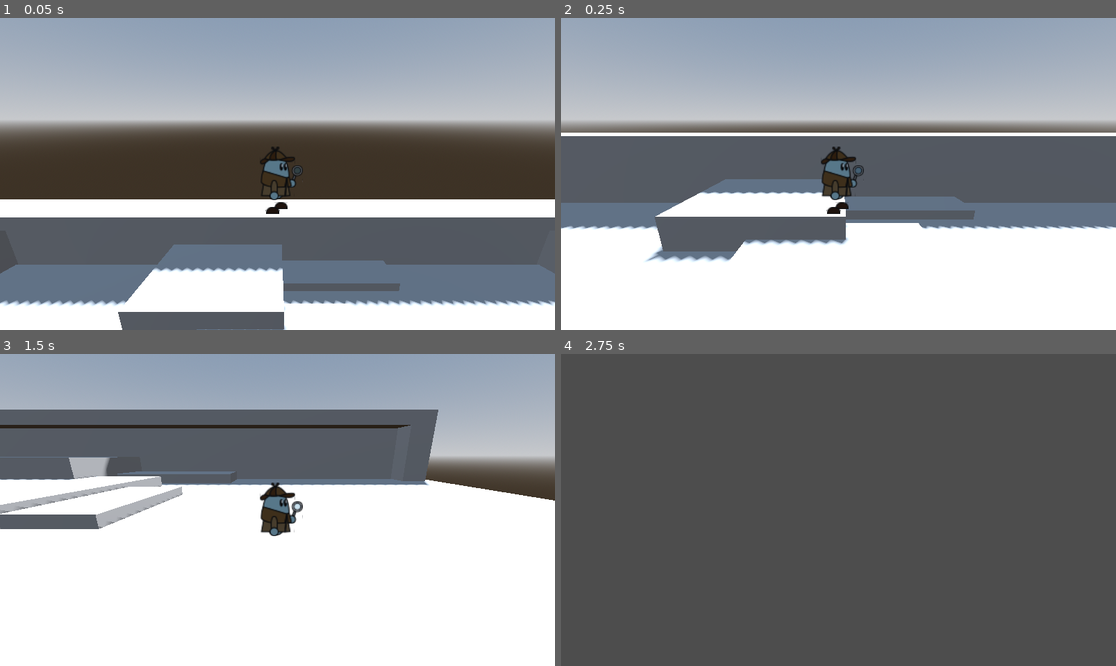
Above: before the commit, frames 1-4 (two rows, left to right).
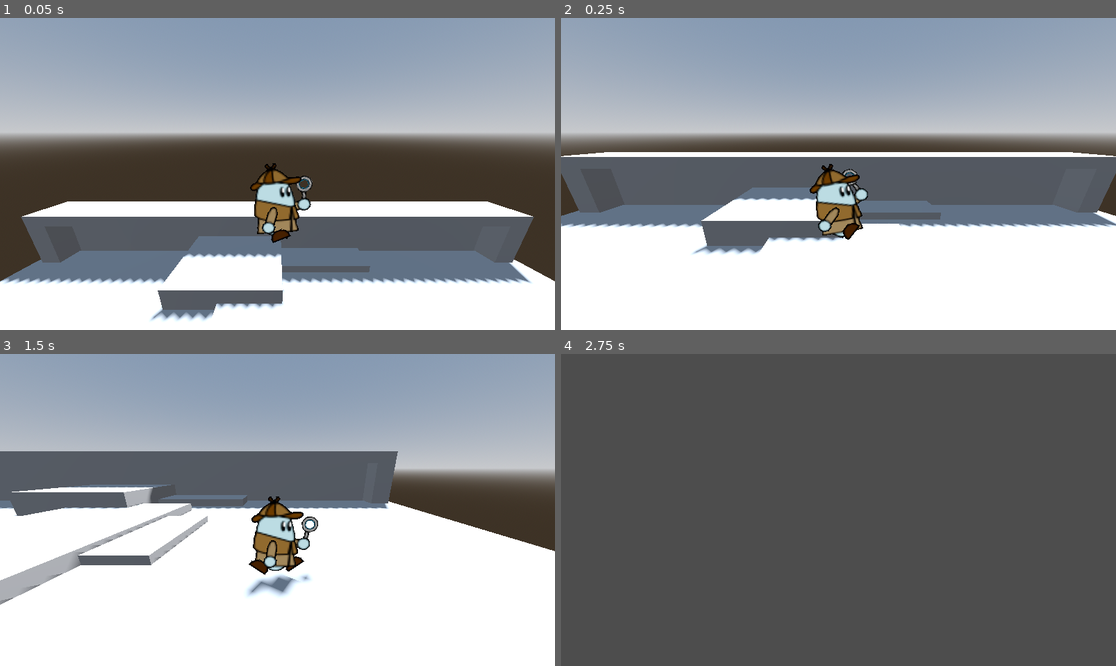
Above: after the commit, the same moments.

Repository: smolblockboi/shapes
Game: Godot game, scene res://levels/level.tscn
Two runs of this game, one before a commit and one after it. Both use one fixed random seed, a clock stepped at 60 frames per second and the inputs below.
Inputs:
- Up to frame 1 (0.05 s): no input
- Up to frame 2 (0.25 s): no input
- Up to frame 3 (1.5 s): tap Enter (ui_accept) at 0.5, 0.77 s; hold Right (ui_right) 0.53-1.28 s; hold Down (ui_down) from 1.28 s (still down)
- Up to frame 4 (2.75 s): tap Enter (ui_accept) at 1.52 s; release Down (ui_down) at 2.03 s; hold Right (ui_right) from 2.03 s (still down)

The runs differ from the first frame. In frame 1, 26% of the frame differs, in the area x 0-100%, y 33-100%; in frame 2, 18%; in frame 3, 29%, in the area x 0-100%, y 17-81%; in frame 4, nothing differs.

Commit message:
Character rotations WIP

Diff:
--- a/characters/character.gd
+++ b/characters/character.gd
@@ -3,6 +3,8 @@
 
 
 @onready var body = $Body
+@onready var anim_player = $AnimationPlayer
+
 
 var input_dir : Vector2 = Vector2.ZERO
 var gravity : float = ProjectSettings.get_setting("physics/3d/default_gravity") * 0.5
@@ -10,14 +12,18 @@
 @export var move_speed : float = 200.0
 @export var jump_power : float = gravity * 1.5
 
+var is_facing_right : bool = true
+
 var camera_ref : Camera3D
 
 
 func _physics_process(delta):
 	if camera_ref:
-		body.rotation_degrees = camera_ref.get_parent().rotation_degrees
+		body.rotation_degrees.x = camera_ref.get_parent().rotation_degrees.x
 
 	get_inputs(delta)
+
+	do_animations(delta)
 
 	move_and_slide()
 
@@ -31,15 +37,32 @@
 	else:
 		velocity.y -= gravity * 0.125
 
-
 	if Input.is_action_just_pressed("ui_accept") and is_on_floor():
 		do_jump()
+
+
+func do_animations(delta):
+	if is_on_floor():
+		if input_dir != Vector2.ZERO:
+			anim_player.play("run")
+		else:
+			anim_player.play("idle")
+	else:
+		anim_player.play("jump")
+
+	if input_dir.x > 0:
+		is_facing_right = true
+		body.rotation_degrees.y = lerp(body.rotation_degrees.y, 0.0, 0.25)
+	elif input_dir.x < 0:
+		is_facing_right = false
+		body.rotation_degrees.y = lerp(body.rotation_degrees.y, 180.0, 0.25)
+
+	if is_facing_right:
+		body.rotation_degrees.y = move_toward(body.rotation_degrees.y, 0.0, 10.0)
+	else:
+		body.rotation_degrees.y = move_toward(body.rotation_degrees.y, 180.0, 10.0)
 
 
 func do_jump():
 	velocity.y = 0.0
 	velocity.y += jump_power
-
-
-func _on_kill_zone_body_entered(body):
-	pass # Replace with function body.
--- a/characters/character.tscn
+++ b/characters/character.tscn
@@ -7,12 +7,12 @@
 [ext_resource type="Texture2D" uid="uid://cgbpkodotp7iq" path="res://sprites/oblong/foot.png" id="5_krpei"]
 
 [sub_resource type="CapsuleShape3D" id="CapsuleShape3D_hki4i"]
-radius = 0.0536855
-height = 0.264119
+radius = 0.1
+height = 0.5
 
 [sub_resource type="Animation" id="Animation_wt6oo"]
 resource_name = "idle"
-length = 0.6
+length = 0.4
 loop_mode = 1
 tracks/0/type = "value"
 tracks/0/imported = false
@@ -21,7 +21,7 @@
 tracks/0/interp = 1
 tracks/0/loop_wrap = true
 tracks/0/keys = {
-"times": PackedFloat32Array(0, 0.3),
+"times": PackedFloat32Array(0, 0.2),
 "transitions": PackedFloat32Array(1, 1),
 "update": 0,
 "values": [Vector3(0, 0, 0), Vector3(0, -0.01, 0)]
@@ -29,26 +29,26 @@
 tracks/1/type = "value"
 tracks/1/imported = false
 tracks/1/enabled = true
-tracks/1/path = NodePath("Body/FootR:position")
+tracks/1/path = NodePath("Body/FootR:position:y")
 tracks/1/interp = 1
 tracks/1/loop_wrap = true
 tracks/1/keys = {
-"times": PackedFloat32Array(0, 0.3),
-"transitions": PackedFloat32Array(1, 1),
-"update": 0,
-"values": [Vector3(0.036, -0.248, -0.07), Vector3(0.036, -0.238, -0.07)]
+"times": PackedFloat32Array(0, 0.2),
+"transitions": PackedFloat32Array(1, 1),
+"update": 0,
+"values": [-0.124, -0.114]
 }
 tracks/2/type = "value"
 tracks/2/imported = false
 tracks/2/enabled = true
-tracks/2/path = NodePath("Body/FootL:position")
+tracks/2/path = NodePath("Body/FootL:position:y")
 tracks/2/interp = 1
 tracks/2/loop_wrap = true
 tracks/2/keys = {
-"times": PackedFloat32Array(0, 0.3),
-"transitions": PackedFloat32Array(1, 1),
-"update": 0,
-"values": [Vector3(-0.049, -0.248, 0.05), Vector3(-0.049, -0.238, 0.05)]
+"times": PackedFloat32Array(0, 0.2),
+"transitions": PackedFloat32Array(1, 1),
+"update": 0,
+"values": [-0.134, -0.124]
 }
 tracks/3/type = "value"
 tracks/3/imported = false
@@ -57,10 +57,10 @@
 tracks/3/interp = 1
 tracks/3/loop_wrap = true
 tracks/3/keys = {
-"times": PackedFloat32Array(0, 0.3),
-"transitions": PackedFloat32Array(1, 1),
-"update": 0,
-"values": [Vector3(0, 0, 0), Vector3(0, 0, -0.174533)]
+"times": PackedFloat32Array(0, 0.2),
+"transitions": PackedFloat32Array(1, 1),
+"update": 0,
+"values": [Vector3(0, 0, 0), Vector3(0, 0, -0.261799)]
 }
 tracks/4/type = "value"
 tracks/4/imported = false
@@ -69,10 +69,46 @@
 tracks/4/interp = 1
 tracks/4/loop_wrap = true
 tracks/4/keys = {
-"times": PackedFloat32Array(0, 0.3),
-"transitions": PackedFloat32Array(1, 1),
-"update": 0,
-"values": [Vector3(0, 0, 0), Vector3(0, 0, 0.0872665)]
+"times": PackedFloat32Array(0, 0.2),
+"transitions": PackedFloat32Array(1, 1),
+"update": 0,
+"values": [Vector3(0, 0, 0), Vector3(0, 0, 0.174533)]
+}
+tracks/5/type = "value"
+tracks/5/imported = false
+tracks/5/enabled = true
+tracks/5/path = NodePath("Body/FootR:rotation")
+tracks/5/interp = 1
+tracks/5/loop_wrap = true
+tracks/5/keys = {
+"times": PackedFloat32Array(0),
+"transitions": PackedFloat32Array(1),
+"update": 0,
+"values": [Vector3(0, 0, 0)]
+}
+tracks/6/type = "value"
+tracks/6/imported = false
+tracks/6/enabled = true
+tracks/6/path = NodePath("Body/FootL:rotation")
+tracks/6/interp = 1
+tracks/6/loop_wrap = true
+tracks/6/keys = {
+"times": PackedFloat32Array(0),
+"transitions": PackedFloat32Array(1),
+"update": 0,
+"values": [Vector3(0, 0, 0)]
+}
+tracks/7/type = "value"
+tracks/7/imported = false
+tracks/7/enabled = true
+tracks/7/path = NodePath("Body:rotation:z")
+tracks/7/interp = 1
+tracks/7/loop_wrap = true
+tracks/7/keys = {
+"times": PackedFloat32Array(0),
+"transitions": PackedFloat32Array(1),
+"update": 0,
+"values": [0.0]
 }
 
 [sub_resource type="Animation" id="Animation_7jm8j"]
@@ -92,31 +128,31 @@
 tracks/1/type = "value"
 tracks/1/imported = false
 tracks/1/enabled = true
-tracks/1/path = NodePath("Body/FootR:position")
+tracks/1/path = NodePath("Body/ArmL:rotation")
 tracks/1/interp = 1
 tracks/1/loop_wrap = true
 tracks/1/keys = {
 "times": PackedFloat32Array(0),
 "transitions": PackedFloat32Array(1),
 "update": 0,
-"values": [Vector3(0.036, -0.248, -0.07)]
+"values": [Vector3(0, 0, 0)]
 }
 tracks/2/type = "value"
 tracks/2/imported = false
 tracks/2/enabled = true
-tracks/2/path = NodePath("Body/FootL:position")
+tracks/2/path = NodePath("Body/ArmR:rotation")
 tracks/2/interp = 1
 tracks/2/loop_wrap = true
 tracks/2/keys = {
 "times": PackedFloat32Array(0),
 "transitions": PackedFloat32Array(1),
 "update": 0,
-"values": [Vector3(-0.049, -0.248, 0.05)]
+"values": [Vector3(0, 0, 0)]
 }
 tracks/3/type = "value"
 tracks/3/imported = false
 tracks/3/enabled = true
-tracks/3/path = NodePath("Body/ArmL:rotation")
+tracks/3/path = NodePath("Body/FootR:rotation")
 tracks/3/interp = 1
 tracks/3/loop_wrap = true
 tracks/3/keys = {
@@ -128,7 +164,7 @@
 tracks/4/type = "value"
 tracks/4/imported = false
 tracks/4/enabled = true
-tracks/4/path = NodePath("Body/ArmR:rotation")
+tracks/4/path = NodePath("Body/FootL:rotation")
 tracks/4/interp = 1
 tracks/4/loop_wrap = true
 tracks/4/keys = {
@@ -140,14 +176,14 @@
 tracks/5/type = "value"
 tracks/5/imported = false
 tracks/5/enabled = true
-tracks/5/path = NodePath("Body/FootR:rotation")
+tracks/5/path = NodePath("Body:rotation:z")
 tracks/5/interp = 1
 tracks/5/loop_wrap = true
 tracks/5/keys = {
 "times": PackedFloat32Array(0),
 "transitions": PackedFloat32Array(1),
 "update": 0,
-"values": [Vector3(0, 0, 0)]
+"values": [0.0]
 }
 
 [sub_resource type="Animation" id="Animation_418cv"]
@@ -161,64 +197,154 @@
 tracks/0/interp = 1
 tracks/0/loop_wrap = true
 tracks/0/keys = {
-"times": PackedFloat32Array(0, 0.2),
-"transitions": PackedFloat32Array(1, 1),
-"update": 0,
-"values": [Vector3(0, 0, 0), Vector3(0, 0.02, 0)]
+"times": PackedFloat32Array(0, 0.1, 0.2, 0.3),
+"transitions": PackedFloat32Array(1, 1, 1, 1),
+"update": 0,
+"values": [Vector3(0, 0, 0), Vector3(0, 0.02, 0), Vector3(0, 0, 0), Vector3(0, 0.02, 0)]
 }
 tracks/1/type = "value"
 tracks/1/imported = false
 tracks/1/enabled = true
-tracks/1/path = NodePath("Body/FootL:position")
+tracks/1/path = NodePath("Body/ArmL:rotation")
 tracks/1/interp = 1
 tracks/1/loop_wrap = true
 tracks/1/keys = {
-"times": PackedFloat32Array(0),
-"transitions": PackedFloat32Array(1),
-"update": 0,
-"values": [Vector3(-0.049, -0.248, 0.05)]
+"times": PackedFloat32Array(0, 0.1, 0.2, 0.3),
+"transitions": PackedFloat32Array(1, 1, 1, 1),
+"update": 0,
+"values": [Vector3(0, 0, 0), Vector3(0, 0, -0.174533), Vector3(0, 0, 0), Vector3(0, 0, -0.174533)]
 }
 tracks/2/type = "value"
 tracks/2/imported = false
 tracks/2/enabled = true
-tracks/2/path = NodePath("Body/ArmL:rotation")
+tracks/2/path = NodePath("Body/ArmR:rotation")
 tracks/2/interp = 1
 tracks/2/loop_wrap = true
 tracks/2/keys = {
-"times": PackedFloat32Array(0),
-"transitions": PackedFloat32Array(1),
-"update": 0,
-"values": [Vector3(0, 0, 0)]
+"times": PackedFloat32Array(0, 0.1, 0.2, 0.3),
+"transitions": PackedFloat32Array(1, 1, 1, 1),
+"update": 0,
+"values": [Vector3(0, 0, 0), Vector3(0, 0, 0.174533), Vector3(0, 0, 0), Vector3(0, 0, 0.174533)]
 }
 tracks/3/type = "value"
 tracks/3/imported = false
 tracks/3/enabled = true
-tracks/3/path = NodePath("Body/ArmR:rotation")
+tracks/3/path = NodePath("Body/FootR:rotation")
 tracks/3/interp = 1
 tracks/3/loop_wrap = true
 tracks/3/keys = {
-"times": PackedFloat32Array(0),
-"transitions": PackedFloat32Array(1),
-"update": 0,
-"values": [Vector3(0, 0, 0)]
+"times": PackedFloat32Array(0, 0.1, 0.2, 0.3),
+"transitions": PackedFloat32Array(1, 1, 1, 1),
+"update": 0,
+"values": [Vector3(0, 0, 0), Vector3(0, 0, 0.785398), Vector3(0, 0, 0), Vector3(0, 0, -0.785398)]
 }
 tracks/4/type = "value"
 tracks/4/imported = false
 tracks/4/enabled = true
-tracks/4/path = NodePath("Body/FootR:rotation")
+tracks/4/path = NodePath("Body/FootL:rotation")
 tracks/4/interp = 1
 tracks/4/loop_wrap = true
 tracks/4/keys = {
-"times": PackedFloat32Array(0, 0.2),
-"transitions": PackedFloat32Array(1, 1),
-"update": 0,
-"values": [Vector3(0, 0, 0), Vector3(0, 0, 0.349066)]
+"times": PackedFloat32Array(0, 0.1, 0.2, 0.3),
+"transitions": PackedFloat32Array(1, 1, 1, 1),
+"update": 0,
+"values": [Vector3(0, 0, 0), Vector3(0, 0, -0.785398), Vector3(0, 0, 0), Vector3(0, 0, 0.785398)]
+}
+tracks/5/type = "value"
+tracks/5/imported = false
+tracks/5/enabled = true
+tracks/5/path = NodePath("Body:rotation:z")
+tracks/5/interp = 1
+tracks/5/loop_wrap = true
+tracks/5/keys = {
+"times": PackedFloat32Array(0),
+"transitions": PackedFloat32Array(1),
+"update": 0,
+"values": [0.0]
+}
+
+[sub_resource type="Animation" id="Animation_t13g5"]
+resource_name = "jump"
+length = 0.2
+loop_mode = 1
+tracks/0/type = "value"
+tracks/0/imported = false
+tracks/0/enabled = true
+tracks/0/path = NodePath("Body:position")
+tracks/0/interp = 1
+tracks/0/loop_wrap = true
+tracks/0/keys = {
+"times": PackedFloat32Array(0.1),
+"transitions": PackedFloat32Array(1),
+"update": 2,
+"values": [Vector3(0, 0, 0)]
+}
+tracks/1/type = "value"
+tracks/1/imported = false
+tracks/1/enabled = true
+tracks/1/path = NodePath("Body/ArmL:rotation")
+tracks/1/interp = 1
+tracks/1/loop_wrap = true
+tracks/1/keys = {
+"times": PackedFloat32Array(0.1),
+"transitions": PackedFloat32Array(1),
+"update": 2,
+"values": [Vector3(0, 0, -0.785398)]
+}
+tracks/2/type = "value"
+tracks/2/imported = false
+tracks/2/enabled = true
+tracks/2/path = NodePath("Body/ArmR:rotation")
+tracks/2/interp = 1
+tracks/2/loop_wrap = true
+tracks/2/keys = {
+"times": PackedFloat32Array(0.1),
+"transitions": PackedFloat32Array(1),
+"update": 2,
+"values": [Vector3(0, 0, 0.785398)]
+}
+tracks/3/type = "value"
+tracks/3/imported = false
+tracks/3/enabled = true
+tracks/3/path = NodePath("Body/FootR:rotation")
+tracks/3/interp = 1
+tracks/3/loop_wrap = true
+tracks/3/keys = {
+"times": PackedFloat32Array(0.1),
+"transitions": PackedFloat32Array(1),
+"update": 2,
+"values": [Vector3(0, 0, -0.785398)]
+}
+tracks/4/type = "value"
+tracks/4/imported = false
+tracks/4/enabled = true
+tracks/4/path = NodePath("Body/FootL:rotation")
+tracks/4/interp = 1
+tracks/4/loop_wrap = true
+tracks/4/keys = {
+"times": PackedFloat32Array(0.1),
+"transitions": PackedFloat32Array(1),
+"update": 2,
+"values": [Vector3(0, 0, 0.785398)]
+}
+tracks/5/type = "value"
+tracks/5/imported = false
+tracks/5/enabled = true
+tracks/5/path = NodePath("Body:rotation:z")
+tracks/5/interp = 1
+tracks/5/loop_wrap = true
+tracks/5/keys = {
+"times": PackedFloat32Array(0.1),
+"transitions": PackedFloat32Array(1),
+"update": 2,
+"values": [0.2]
 }
 
 [sub_resource type="AnimationLibrary" id="AnimationLibrary_npuay"]
 _data = {
 "RESET": SubResource("Animation_7jm8j"),
 "idle": SubResource("Animation_wt6oo"),
+"jump": SubResource("Animation_t13g5"),
 "run": SubResource("Animation_418cv")
 }
 
@@ -226,36 +352,35 @@
 script = ExtResource("1_b311e")
 
 [node name="CollisionShape3D" type="CollisionShape3D" parent="."]
-transform = Transform3D(1, 0, 0, 0, 1, 0, 0, 0, 1, 0, -0.0159588, 0)
+transform = Transform3D(1, 0, 0, 0, 1, 0, 0, 0, 1, 0, -0.04333, 0)
 shape = SubResource("CapsuleShape3D_hki4i")
 
 [node name="Body" type="Sprite3D" parent="."]
-transform = Transform3D(0.5, 0, 0, 0, 0.5, 0, 0, 0, 0.5, 0, 0, 0)
-shaded = true
+alpha_cut = 1
 texture = ExtResource("2_vnkum")
 
 [node name="ArmR" type="Sprite3D" parent="Body"]
-transform = Transform3D(1, 0, 0, 0, 1, 0, 0, 0, 1, 0.0112452, -0.081, -0.05)
+transform = Transform3D(1, 0, 0, 0, 1, 0, 0, 0, 1, 0.0459865, -0.0520098, -0.02)
 offset = Vector2(11, 4)
-shaded = true
+alpha_cut = 1
 texture = ExtResource("3_dc32w")
 
 [node name="ArmL" type="Sprite3D" parent="Body"]
-transform = Transform3D(1, 0, 0, 0, 1, 0, 0, 0, 1, -0.032, -0.069, 0.07)
+transform = Transform3D(1, 0, 0, 0, 1, 0, 0, 0, 1, -0.032, -0.05, 0.02)
 offset = Vector2(0, -7.5)
-shaded = true
+alpha_cut = 1
 texture = ExtResource("4_v2mx5")
 
 [node name="FootR" type="Sprite3D" parent="Body"]
-transform = Transform3D(1, 0, 0, 0, 1, 0, 0, 0, 1, 0.036, -0.248, -0.07)
+transform = Transform3D(1, 0, 0, 0, 1, 0, 0, 0, 1, 0.036, -0.124, -0.01)
 offset = Vector2(0, -12)
-shaded = true
+alpha_cut = 1
 texture = ExtResource("5_krpei")
 
 [node name="FootL" type="Sprite3D" parent="Body"]
-transform = Transform3D(1, 0, 0, 0, 1, 0, 0, 0, 1, -0.049, -0.248, 0.05)
+transform = Transform3D(1, 0, 0, 0, 1, 0, 0, 0, 1, -0.049, -0.134, 0.01)
 offset = Vector2(0, -12)
-shaded = true
+alpha_cut = 1
 texture = ExtResource("5_krpei")
 
 [node name="AnimationPlayer" type="AnimationPlayer" parent="."]
--- a/characters/player.gd
+++ b/characters/player.gd
@@ -7,4 +7,6 @@
 
 	super.get_inputs(delta) # calls get_inputs from character.gd
 
+	super.do_animations(delta) # calls do_animations from character.gd
+
 	move_and_slide()
--- a/levels/level.tscn
+++ b/levels/level.tscn
@@ -34,10 +34,12 @@
 transform = Transform3D(1, 0, 0, 0, 1, 0, 0, 0, 1, 0, 2.32999, 0)
 
 [node name="SpringArm3D" type="SpringArm3D" parent="Player"]
-transform = Transform3D(1, 0, 0, 0, 0.965926, 0.258819, 0, -0.258819, 0.965926, 0, 0, 0)
+transform = Transform3D(1, 0, 0, 0, 0.965926, 0.258819, 0, -0.258819, 0.965926, 0, 0.2, 0)
 collision_mask = 0
 
 [node name="Camera3D" type="Camera3D" parent="Player/SpringArm3D"]
+current = true
+fov = 90.0
 
 [node name="Blocks" type="Node3D" parent="."]
 
Not shown: 1 places in characters/character.tscn that only renumber resources
